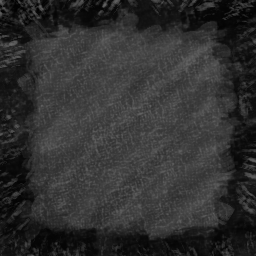
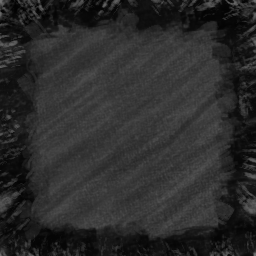
Revision of a layered (256, 256) image; what changed, layer by layer:
added group "Full" with 2 layers above "Texture" over (x1=0, y1=0, x2=256, y2=256)
renamed "Paint Layer 4" to "Full Shine", moved it into group "Full", painted on it over (x1=0, y1=0, x2=256, y2=256)
renamed "Paint Layer 3" to "Full Border", moved it into group "Full", painted on it over (x1=0, y1=0, x2=256, y2=256)
removed layer "Paint Layer 1" over (x1=0, y1=0, x2=256, y2=256)
removed layer "Paint Layer 2" over (x1=0, y1=0, x2=256, y2=256)
added layer "Texture" above "Background" over (x1=0, y1=0, x2=256, y2=256)
painted on "Background" over (x1=0, y1=0, x2=256, y2=256)
